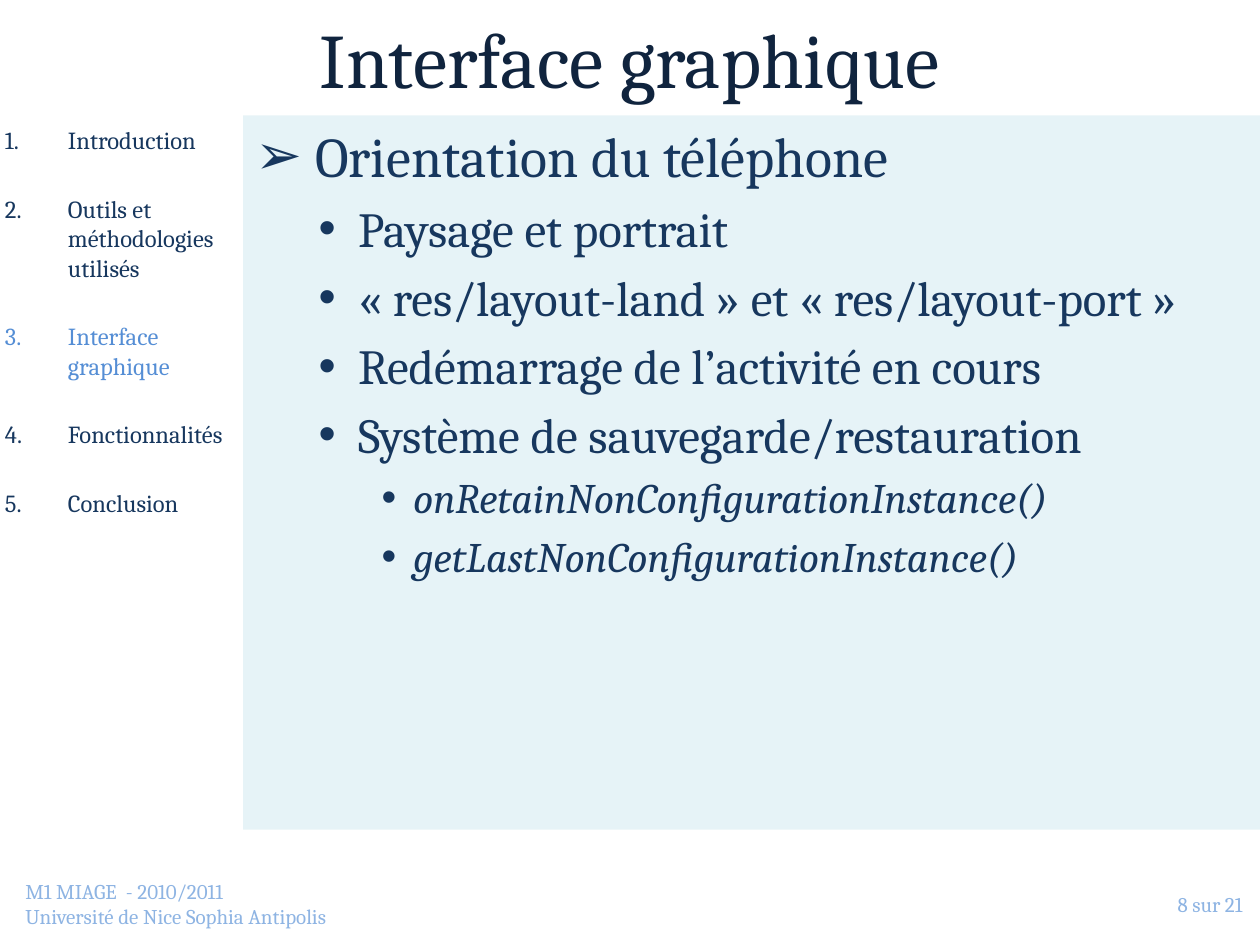
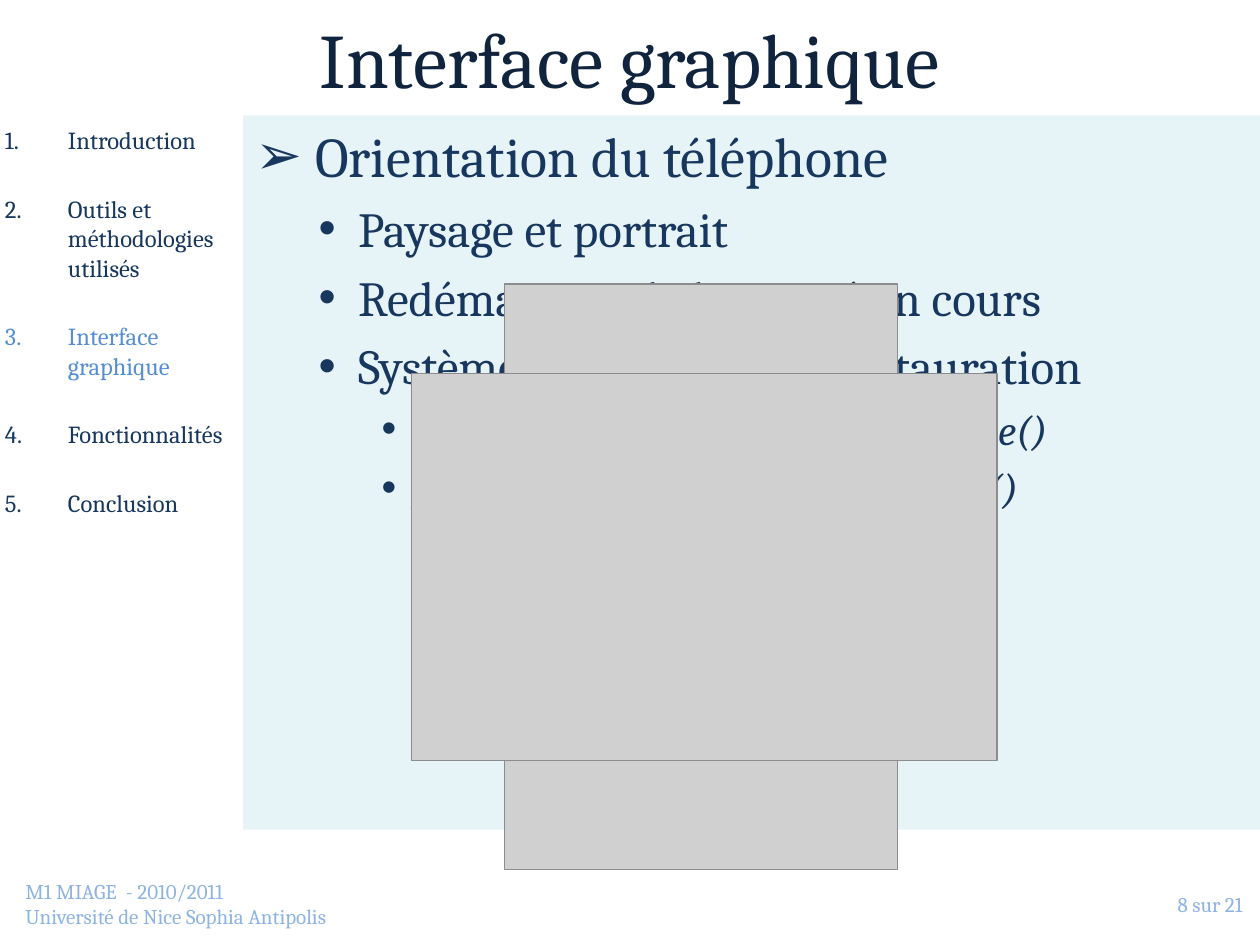
Before and after one commit to jlespagnard/android-advanced-player, a slide deck: slide 8 of AAP/docs/Presentation.pptx. Drawn at 1260x945 pixels with LibreOffice and Linux fonts; fonts in the diff are those of the drawing; grey boxes stand for pictures; background and template pictures are left out. Boxes give left, top, right and bottom in pixels: in the first picture for what was removed or moved away, otherwise in the second. Text is boxed around its words. In the diff, an @@ line names an element or a change of style, - is before the commit and + after.

Commit message:
modification partie interface power point

```diff
--- a/AAP/docs/Presentation.pptx
+++ b/AAP/docs/Presentation.pptx
@@ text at (x1=393, y1=282, x2=1142, y2=327): paragraph removed @@
-  • « res/layout-land » et « res/layout-port »
@@ picture added at (x1=505, y1=284, x2=898, y2=869) @@
@@ picture added at (x1=412, y1=373, x2=998, y2=760) @@
```
Also in this commit, not shown: 2 other slides changed, 1 slide removed, 10 other files.
